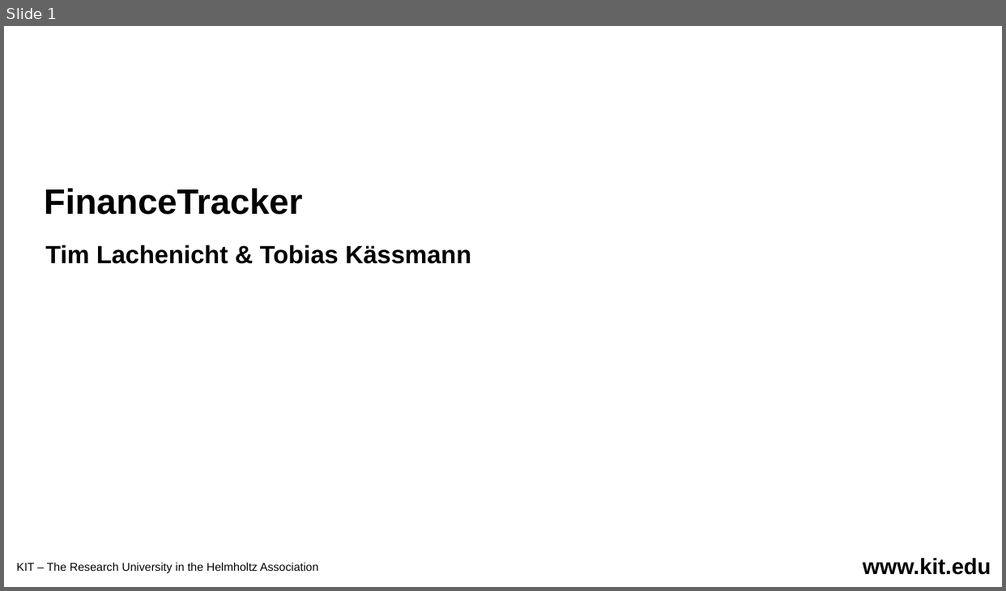
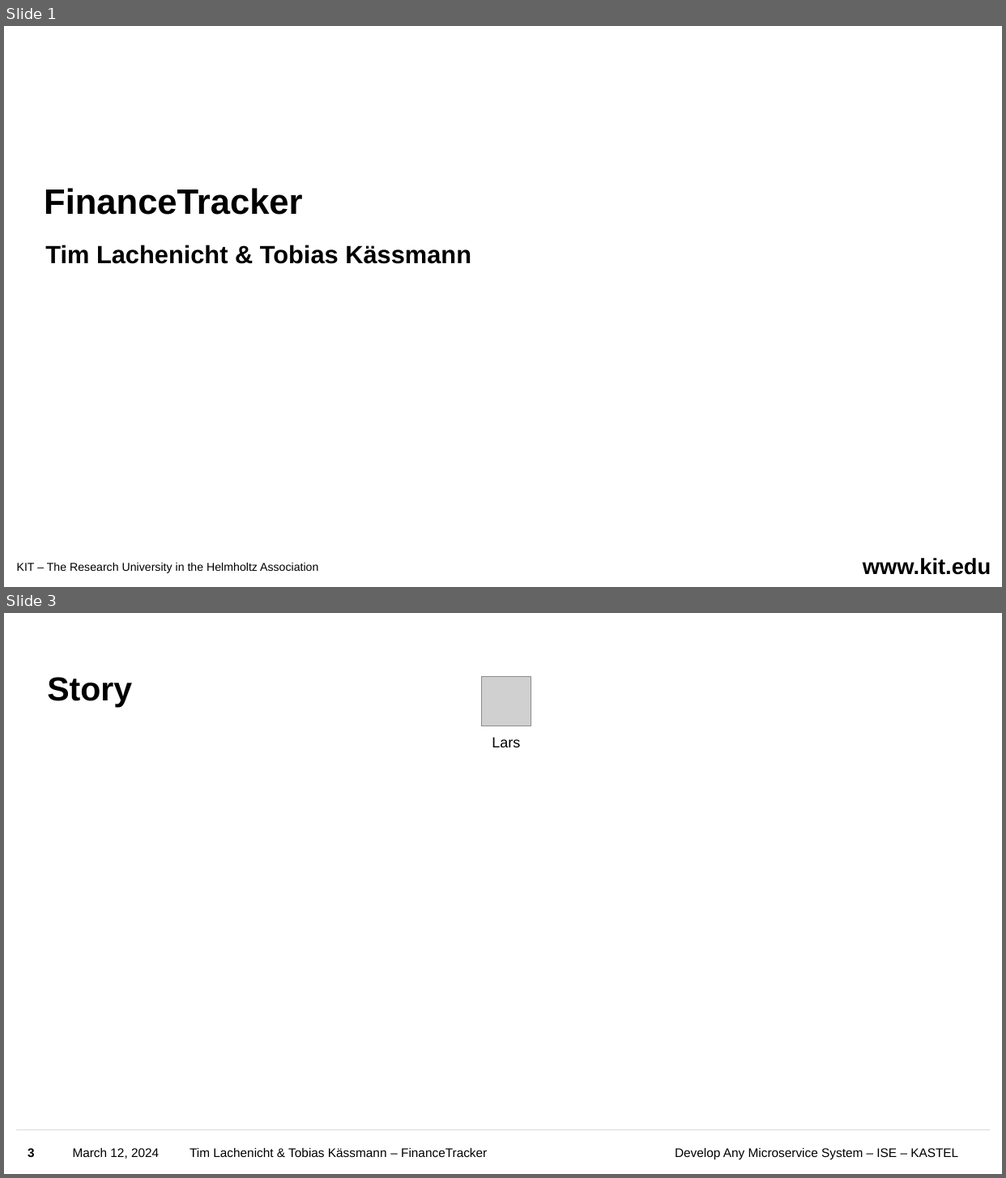
Before and after one commit to Uinyw/financetracker, a slide deck: Slides.pptx. Shown one above the other, each under a label of ours: slide 1 before the commit, slides 1 and 3 after it; the slides between them are not shown. The pictures are 1006x591 and 1006x1178 pixels, drawn with LibreOffice and Linux fonts; fonts in the diff are those of the drawing; grey boxes stand for pictures; background and template pictures are left out. Boxes give left, top, right and bottom in pixels: in the first picture for what was removed or moved away, otherwise in the second. Text is boxed around its words. In the diff, an @@ line names an element or a change of style, - is before the commit and + after.

```diff
--- a/Slides.pptx
+++ b/Slides.pptx
@@ slide 3 added at [4,613,1002,1174], background #FFFFFF @@
@@ title added at [47,677,132,707], 32 pt, text #000000, bold @@
+Story
@@ picture added at [482,677,531,726] @@
@@ text added at [492,737,520,747], 14 pt, text #000000 @@
+Lars
@@ line added from (16, 1131) to (991, 1131), #D9D9D9 1 pt @@
@@ page number added at [27,1148,35,1157], 12 pt, text #000000, bold @@
+3
@@ text added at [73,1148,159,1159], 12 pt, text #000000 @@
+March 12, 2024
@@ text added at [189,1148,487,1157], 12 pt, text #000000 @@
+Tim Lachenicht & Tobias Kässmann – FinanceTracker
@@ text added at [675,1148,958,1161], 12 pt, text #000000 @@
+Develop Any Microservice System – ISE – KASTEL
```
Also in this commit, not shown: 11 slides changed, 21 other slides added, 9 slides removed.
